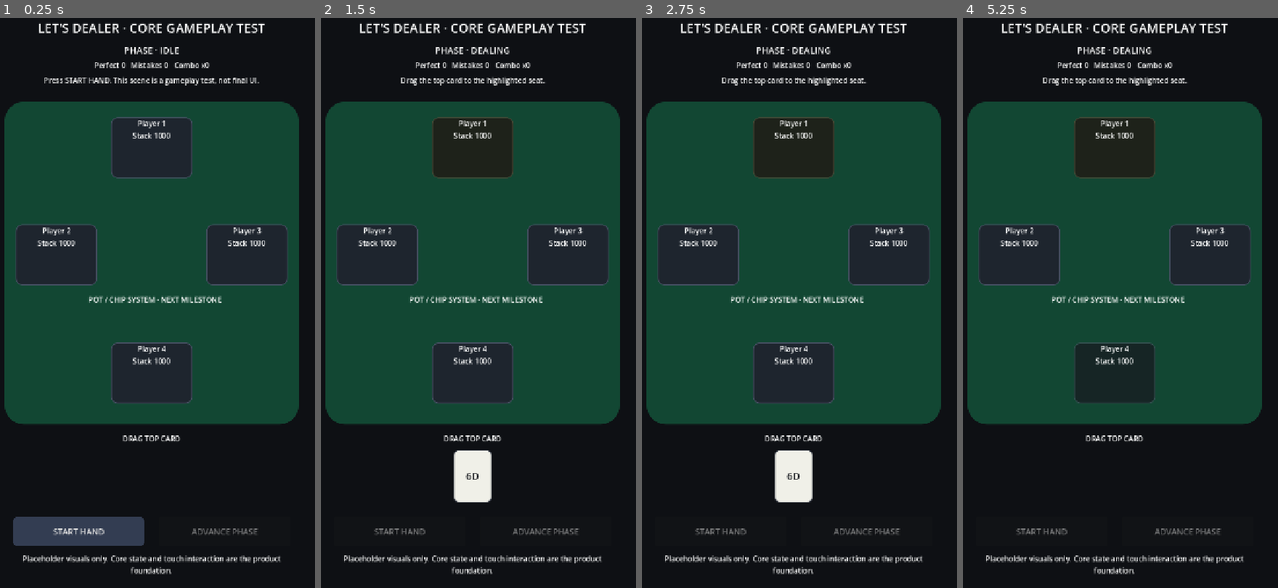
Above: before the commit, frames 1-4 (left to right).
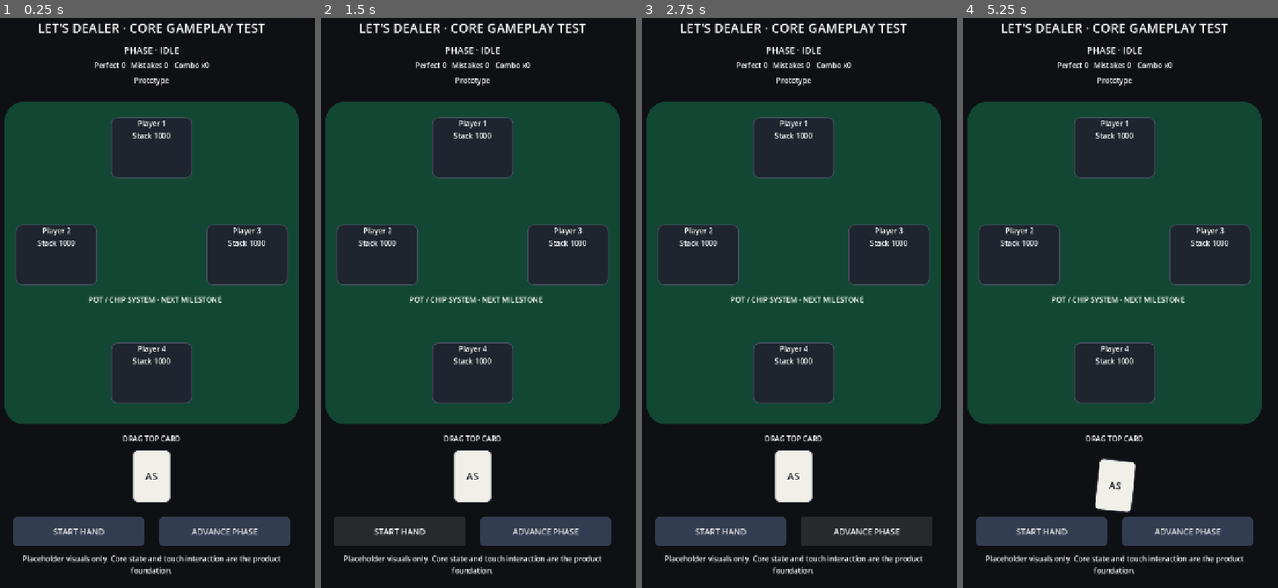
Above: after the commit, the same moments.

Repository: Queenrain9/lets-dealer
Game: Godot game, scene res://scenes/table_test.tscn
Two runs of this game, one before a commit and one after it. Both use one fixed random seed, a clock stepped at 60 frames per second and the inputs below.
Inputs (mouse positions are in pixels of both pictures, inside the frame that each line leads up to):
- Up to frame 1 (0.25 s): no input
- Up to frame 2 (1.5 s): click "START HAND" at 0.5 s; click (399, 531) at 1.25 s, where only the run after the commit has a clickable "START HAND"
- Up to frame 3 (2.75 s): click (865, 531) at 2 s, where only the run after the commit has a clickable "ADVANCE PHASE"
- Up to frame 4 (5.25 s): click (1186, 531) at 2.75 s, where only the run after the commit has a clickable "ADVANCE PHASE"; click (1041, 531) at 3.5 s, where only the run after the commit has a clickable "START HAND"; click (1186, 531) at 4.25 s, where only the run after the commit has a clickable "ADVANCE PHASE"; tap Enter at 5 s; drag from (1114, 474) to (1148, 171) at 5.02 s

The runs differ from the first frame. In frame 1, 3.7% of the frame differs, in the area x 14-93%, y 10-93%; in frame 2, 3.1%; in frame 3, 3.2%; in frame 4, 6.1%, in the area x 4-93%, y 5-93%.
Error after the commit: Invalid access to property or key 'drag_moved' on a base object of type 'PanelContainer (DraggableCard)'. (res://scripts/gameplay/table_test.gd:38)

Commit message:
feat: replace card drag with short swipe interaction

Diff:
--- a/scripts/ui/draggable_card.gd
+++ b/scripts/ui/draggable_card.gd
@@ -1,18 +1,21 @@
 extends PanelContainer
 class_name DraggableCard
 
-signal drag_started
-signal drag_moved(global_pointer_position: Vector2)
-signal drag_released(global_pointer_position: Vector2)
+signal swipe_started
+signal swipe_updated(swipe_delta: Vector2)
+signal swipe_released(start_position: Vector2, end_position: Vector2)
 
-const MOUSE_POINTER_ID := -1
+const MOUSE_POINTER_ID: int = -1
+const PREVIEW_PULL_RATIO: float = 0.22
+const MAX_PREVIEW_PULL: float = 90.0
 
 @onready var card_label: Label = $Label
 
-var _dragging: bool = false
+var _swiping: bool = false
+var _input_enabled: bool = true
 var _pointer_id: int = MOUSE_POINTER_ID
-var _drag_offset: Vector2 = Vector2.ZERO
-var _home_global_position: Vector2 = Vector2.ZERO
+var _gesture_start: Vector2 = Vector2.ZERO
+var _home_position: Vector2 = Vector2.ZERO
 
 func _ready() -> void:
 	call_deferred("_capture_home_position")
@@ -21,62 +24,101 @@
 func arm(card_id: String) -> void:
 	card_label.text = card_id
 	visible = true
+	_input_enabled = true
 	mouse_filter = Control.MOUSE_FILTER_STOP
 
 func disarm() -> void:
-	_dragging = false
+	_swiping = false
+	_input_enabled = false
 	visible = false
 	set_process_input(false)
+	_reset_preview()
+
+func set_interaction_enabled(value: bool) -> void:
+	_input_enabled = value
+	mouse_filter = Control.MOUSE_FILTER_STOP if value else Control.MOUSE_FILTER_IGNORE
 
 func snap_home() -> void:
-	global_position = _home_global_position
+	position = _home_position
+	_reset_preview()
+	_input_enabled = true
+	mouse_filter = Control.MOUSE_FILTER_STOP
+
+func fly_to(global_target: Vector2, duration: float = 0.16) -> void:
+	_input_enabled = false
+	mouse_filter = Control.MOUSE_FILTER_IGNORE
+
+	var tween: Tween = create_tween()
+	tween.set_trans(Tween.TRANS_QUAD)
+	tween.set_ease(Tween.EASE_OUT)
+	tween.tween_property(self, "global_position", global_target, duration)
+	await tween.finished
 
 func _capture_home_position() -> void:
-	_home_global_position = global_position
+	_home_position = position
 
 func _gui_input(event: InputEvent) -> void:
-	if _dragging:
+	if not _input_enabled or _swiping:
 		return
 
-	if event is InputEventScreenTouch and event.pressed:
-		_begin_drag(event.index, event.position)
-		accept_event()
+	if event is InputEventScreenTouch:
+		var touch_event: InputEventScreenTouch = event
+		if touch_event.pressed:
+			_begin_swipe(touch_event.index, touch_event.position)
+			accept_event()
 	elif event is InputEventMouseButton:
-		if event.button_index == MOUSE_BUTTON_LEFT and event.pressed:
-			_begin_drag(MOUSE_POINTER_ID, event.position)
+		var mouse_button: InputEventMouseButton = event
+		if mouse_button.button_index == MOUSE_BUTTON_LEFT and mouse_button.pressed:
+			_begin_swipe(MOUSE_POINTER_ID, mouse_button.position)
 			accept_event()
 
 func _input(event: InputEvent) -> void:
-	if not _dragging:
+	if not _swiping:
 		return
 
 	if _pointer_id == MOUSE_POINTER_ID:
 		if event is InputEventMouseMotion:
-			_move_drag(event.position)
+			var mouse_motion: InputEventMouseMotion = event
+			_update_swipe(mouse_motion.position)
 		elif event is InputEventMouseButton:
-			if event.button_index == MOUSE_BUTTON_LEFT and not event.pressed:
-				_finish_drag(event.position)
+			var mouse_button: InputEventMouseButton = event
+			if mouse_button.button_index == MOUSE_BUTTON_LEFT and not mouse_button.pressed:
+				_finish_swipe(mouse_button.position)
 	else:
-		if event is InputEventScreenDrag and event.index == _pointer_id:
-			_move_drag(event.position)
+		if event is InputEventScreenDrag:
+			var touch_drag: InputEventScreenDrag = event
+			if touch_drag.index == _pointer_id:
+				_update_swipe(touch_drag.position)
 		elif event is InputEventScreenTouch:
-			if event.index == _pointer_id and not event.pressed:
-				_finish_drag(event.position)
+			var touch_event: InputEventScreenTouch = event
+			if touch_event.index == _pointer_id and not touch_event.pressed:
+				_finish_swipe(touch_event.position)
 
-func _begin_drag(pointer_id: int, pointer_position: Vector2) -> void:
-	_dragging = true
+func _begin_swipe(pointer_id: int, pointer_position: Vector2) -> void:
+	_swiping = true
 	_pointer_id = pointer_id
-	_drag_offset = pointer_position - global_position
+	_gesture_start = pointer_position
 	move_to_front()
 	set_process_input(true)
-	drag_started.emit()
-	drag_moved.emit(pointer_position)
+	scale = Vector2(0.98, 0.98)
+	swipe_started.emit()
 
-func _move_drag(pointer_position: Vector2) -> void:
-	global_position = pointer_position - _drag_offset
-	drag_moved.emit(pointer_position)
+func _update_swipe(pointer_position: Vector2) -> void:
+	var swipe_delta: Vector2 = pointer_position - _gesture_start
+	var preview_delta: Vector2 = swipe_delta.limit_length(MAX_PREVIEW_PULL) * PREVIEW_PULL_RATIO
 
-func _finish_drag(pointer_position: Vector2) -> void:
-	_dragging = false
+	position = _home_position + preview_delta
+	rotation = clampf(swipe_delta.x / 900.0, -0.10, 0.10)
+	swipe_updated.emit(swipe_delta)
+
+func _finish_swipe(pointer_position: Vector2) -> void:
+	_swiping = false
 	set_process_input(false)
-	drag_released.emit(pointer_position)
+	_reset_preview()
+	swipe_released.emit(_gesture_start, pointer_position)
+
+func _reset_preview() -> void:
+	if not _swiping:
+		position = _home_position
+	rotation = 0.0
+	scale = Vector2.ONE
